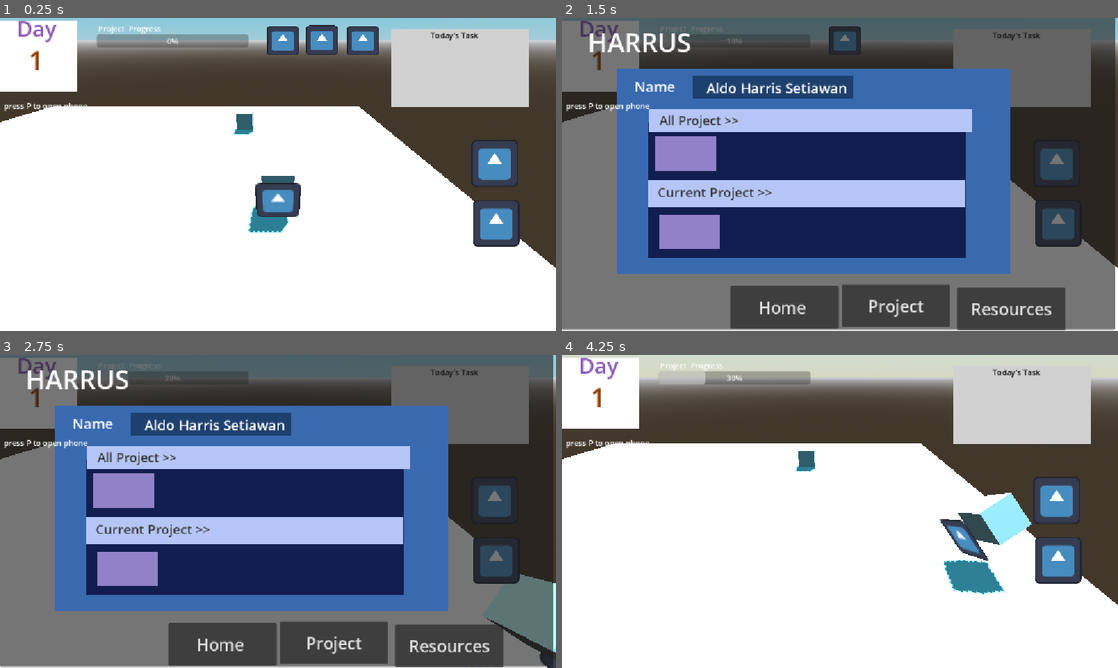
Above: before the commit, frames 1-4 (two rows, left to right).
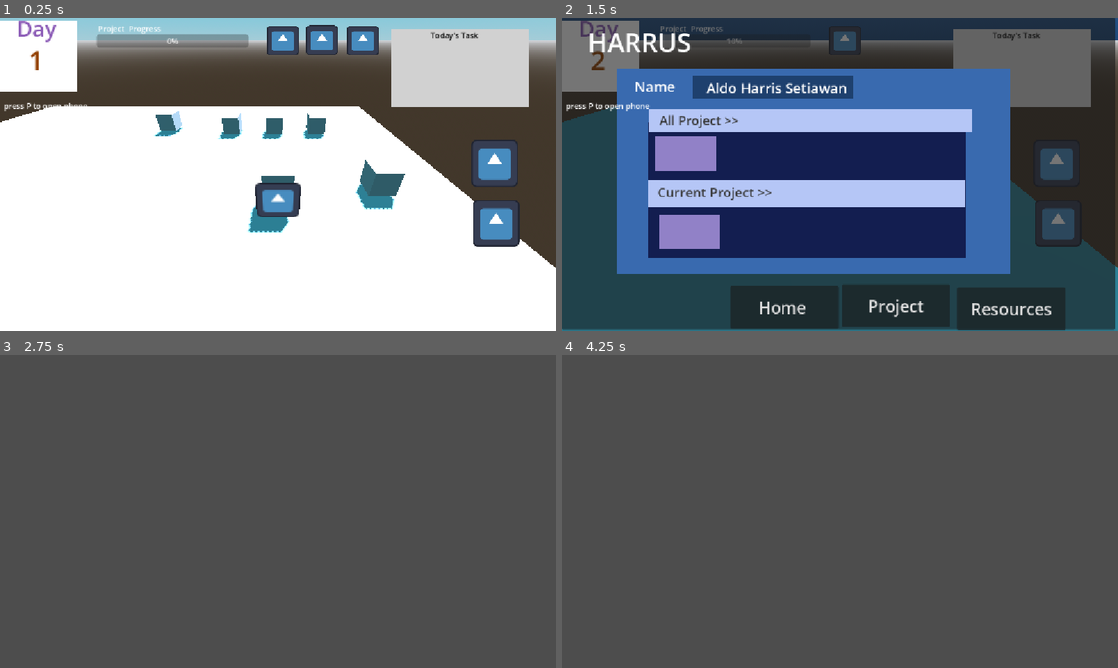
Above: after the commit, the same moments.

Repository: KOZU19/HARRUS
Game: Godot game, scene res://scenes/world.tscn
Same seed, same stepped clock (60 frames per second), same inputs: the game is played once before the commit and once after it. The project has no main scene, so this scene is started directly. The engine's default icon, where the game draws it, is replaced by a stand-in: a white triangle on a blue panel in a dark square.
Inputs:
- Up to frame 1 (0.25 s): no input
- Up to frame 2 (1.5 s): tap P (phone) at 0.5, 1.25 s; hold D (right) 0.53-1.28 s; tap H (harrus) at 0.6 s; tap Space (jump) at 0.77 s; hold S (down) from 1.28 s (still down); tap E (interact) at 1.35 s
- Up to frame 3 (2.75 s): tap Space (jump) at 1.52 s; tap P (phone) at 2, 2.1 s; release S (down) at 2.03 s; hold D (right) from 2.03 s (still down)
- Up to frame 4 (4.25 s): tap P (phone) at 2.75, 3.5 s; release D (right) at 2.78 s; hold W (up) 2.78-3.53 s; tap Shift (run) at 2.85 s; tap Space (jump) at 3.02, 3.77 s; hold A (left) from 3.53 s (still down); tap H (harrus) at 3.6 s

The runs differ from the first frame. In frame 1, 1.9% of the frame differs, in the area x 27-73%, y 29-62%; in frame 2, 30%; in frame 3, 84%; in frame 4, 96%, in the area x 0-100%, y 0-100%.

Commit message:
added rough world, room interaction

Diff:
--- a/scenes/MCroom.tscn
+++ b/scenes/MCroom.tscn
@@ -4,6 +4,7 @@
 [ext_resource type="Script" uid="uid://fjfpay7to6jx" path="res://scenes/mc_room.gd" id="1_tlat0"]
 [ext_resource type="Script" uid="uid://bfxek1l6g06ut" path="res://scripts/obj.gd" id="2_tlat0"]
 [ext_resource type="PackedScene" uid="uid://dg7ipexai07xm" path="res://scenes/player.tscn" id="3_1oy4r"]
+[ext_resource type="PackedScene" uid="uid://q56v032kq1gv" path="res://scenes/laptop.tscn" id="5_1oy4r"]
 
 [sub_resource type="ProceduralSkyMaterial" id="ProceduralSkyMaterial_41et2"]
 sky_horizon_color = Color(0.66224277, 0.6717428, 0.6867428, 1)
@@ -101,16 +102,16 @@
 script = ExtResource("2_tlat0")
 
 [node name="CSGBox3D" type="CSGBox3D" parent="meja" unique_id=92512994]
-transform = Transform3D(1, 0, 0, 0, 1, 0, 0, 0, 1, 0.59591675, -0.36767578, -0.23806763)
-size = Vector3(2.1918335, 1.1669922, 2.739563)
+transform = Transform3D(1, 0, 0, 0, 1, 0, 0, 0, 1, 0.55332947, -0.36767578, -0.23806763)
+size = Vector3(2.106659, 1.1669922, 2.739563)
 
 [node name="CollisionShape3D" type="CollisionShape3D" parent="meja" unique_id=1904964086]
 transform = Transform3D(1, 0, 0, 0, 1, 0, 0, 0, 1, 0.5226517, -0.12289429, -0.24441528)
 shape = SubResource("BoxShape3D_ftygw")
 
-[node name="kasur" type="Area3D" parent="meja" unique_id=925033366]
+[node name="meja" type="Area3D" parent="meja" unique_id=925033366]
 
-[node name="CollisionShape3D" type="CollisionShape3D" parent="meja/kasur" unique_id=1425524349]
+[node name="CollisionShape3D" type="CollisionShape3D" parent="meja/meja" unique_id=1425524349]
 transform = Transform3D(1, 0, 0, 0, 1, 0, 0, 0, 1, 0.879303, -0.11828613, -0.1498065)
 shape = SubResource("BoxShape3D_wbk04")
 
@@ -135,8 +136,13 @@
 [node name="Marker3D2" type="Marker3D" parent="." unique_id=1203121048]
 transform = Transform3D(1, 0, 0, 0, 1, 0, 0, 0, 1, -0.8966005, -0.81974804, -1.4227425)
 
+[node name="Laptop" parent="." unique_id=683558756 instance=ExtResource("5_1oy4r")]
+visible = false
+
 [connection signal="body_entered" from="obj/kasur" to="." method="_on_kasur_body_entered"]
 [connection signal="body_exited" from="obj/kasur" to="." method="_on_kasur_body_exited"]
+[connection signal="body_entered" from="meja/meja" to="." method="_on_meja_body_entered"]
+[connection signal="body_exited" from="meja/meja" to="." method="_on_meja_body_exited"]
 [connection signal="body_entered" from="Door" to="." method="_on_door_body_entered"]
 
 [editable path="Camera3D"]
--- /dev/null
+++ b/scenes/Manahan.tscn
@@ -0,0 +1,22 @@
+[gd_scene format=3 uid="uid://dlydfsafa6puo"]
+
+[sub_resource type="ProceduralSkyMaterial" id="ProceduralSkyMaterial_kkh8d"]
+sky_horizon_color = Color(0.66224277, 0.6717428, 0.6867428, 1)
+ground_horizon_color = Color(0.66224277, 0.6717428, 0.6867428, 1)
+
+[sub_resource type="Sky" id="Sky_ttt0j"]
+sky_material = SubResource("ProceduralSkyMaterial_kkh8d")
+
+[sub_resource type="Environment" id="Environment_kyhw1"]
+background_mode = 2
+sky = SubResource("Sky_ttt0j")
+glow_enabled = true
+
+[node name="Node3D" type="Node3D" unique_id=812680606]
+
+[node name="WorldEnvironment" type="WorldEnvironment" parent="." unique_id=838210944]
+environment = SubResource("Environment_kyhw1")
+
+[node name="Label3D" type="Label3D" parent="." unique_id=1726720123]
+text = "Manahan"
+font_size = 108
--- a/scenes/UI.tscn
+++ b/scenes/UI.tscn
@@ -2,6 +2,7 @@
 
 [ext_resource type="Script" uid="uid://djkaouuvpvwwk" path="res://scripts/ui.gd" id="1_ro3t7"]
 [ext_resource type="Texture2D" uid="uid://cqmx707u8r2xb" path="res://icon.svg" id="2_ro3t7"]
+[ext_resource type="Script" uid="uid://colik4f6tx6pb" path="res://scenes/gameflow.gd" id="3_5en4g"]
 
 [node name="Node" type="Control" unique_id=160053980]
 layout_mode = 3
@@ -165,5 +166,8 @@
 offset_bottom = -200.0
 text = "GuideMap"
 
+[node name="Gameflow" type="Node" parent="." unique_id=600786797]
+script = ExtResource("3_5en4g")
+
 [connection signal="pressed" from="GuideButton" to="." method="_on_guide_button_pressed"]
 [connection signal="pressed" from="MapButton" to="." method="_on_map_button_pressed"]
--- a/scenes/chat.gd
+++ b/scenes/chat.gd
@@ -7,7 +7,7 @@
 	{"sender" : "Mom",
 	"text": "Dont forget to come home before 6",
 	"day": 1,
-	"hour" : 8},
+	"hour" : 8.0},
 	{"sender" : "Mom",
 	"text": "Come to the kedai tommorow",
 	"day": 1,
@@ -28,7 +28,7 @@
 var player_replies = []
 # Called when the node enters the scene tree for the first time.
 func _ready() -> void:
-	update_chat()
+	pass
 func update_chat() -> void:
 	for child in message_list.get_children():
 		child.queue_free()
@@ -76,4 +76,4 @@
 	current_hour = new_hour
 # Called every frame. 'delta' is the elapsed time since the previous frame.
 func _process(delta: float) -> void:
-	pass
+	update_chat()
--- a/scenes/chat.tscn
+++ b/scenes/chat.tscn
@@ -60,44 +60,41 @@
 offset_right = 375.0
 offset_bottom = 623.0
 
-[node name="chat" type="Control" parent="." unique_id=1060552850]
+[node name="chat" type="Control" parent="." unique_id=1282726918]
 anchors_preset = 0
 offset_left = 380.0
 offset_top = 115.0
-offset_right = 420.0
-offset_bottom = 155.0
+offset_right = 761.0
+offset_bottom = 560.0
 
 [node name="Chatbox" type="ColorRect" parent="chat" unique_id=1730955842]
 layout_mode = 0
-offset_left = 13.0
-offset_top = 9.0
-offset_right = 352.0
-offset_bottom = 99.0
+offset_right = 381.0
 color = Color(0.56779385, 0.6000514, 0.70333207, 1)
 
 [node name="ChatLabel" type="Label" parent="chat" unique_id=1779265255]
 layout_mode = 0
-offset_left = 30.0
-offset_top = 14.0
-offset_right = 344.0
-offset_bottom = 81.0
+offset_top = 4.0
+offset_right = 381.0
+offset_bottom = 36.0
 theme_override_font_sizes/font_size = 23
 text = "Insert Chat here"
 
 [node name="MessageScroll" type="ScrollContainer" parent="chat" unique_id=1560958859]
 layout_mode = 0
-offset_left = -14.0
-offset_top = -8.0
-offset_right = 432.0
-offset_bottom = 457.0
+offset_top = 40.0
+offset_right = 381.0
+offset_bottom = 40.0
 
 [node name="MessageList" type="VBoxContainer" parent="chat/MessageScroll" unique_id=155899690]
 layout_mode = 2
+size_flags_horizontal = 4
 
 [node name="ReplyList" type="VBoxContainer" parent="chat" unique_id=502116800]
 layout_mode = 0
-offset_right = 40.0
-offset_bottom = 40.0
+offset_top = 44.0
+offset_right = 381.0
+offset_bottom = 44.0
 
 [node name="TextureButton" type="TextureButton" parent="." unique_id=2136162512]
 layout_mode = 0
--- /dev/null
+++ b/scenes/ending-done.tscn
@@ -0,0 +1,9 @@
+[gd_scene format=3 uid="uid://c5jxq6grkd7ju"]
+
+[node name="Control" type="Control" unique_id=958084750]
+layout_mode = 3
+anchors_preset = 15
+anchor_right = 1.0
+anchor_bottom = 1.0
+grow_horizontal = 2
+grow_vertical = 2
--- /dev/null
+++ b/scenes/gameflow.gd
@@ -0,0 +1,13 @@
+class_name Gameflow
+extends Node
+
+
+# Called when the node enters the scene tree for the first time.
+func _ready() -> void:
+	pass # Replace with function body.
+
+
+# Called every frame. 'delta' is the elapsed time since the previous frame.
+func _process(delta: float) -> void:
+	if Global.day >= 8:
+		get_tree().change_scene_to_file("res://scenes/ending-done.tscn")
--- /dev/null
+++ b/scenes/kedai.tscn
@@ -0,0 +1,22 @@
+[gd_scene format=3 uid="uid://kqvkevuojwcw"]
+
+[sub_resource type="ProceduralSkyMaterial" id="ProceduralSkyMaterial_kkh8d"]
+sky_horizon_color = Color(0.66224277, 0.6717428, 0.6867428, 1)
+ground_horizon_color = Color(0.66224277, 0.6717428, 0.6867428, 1)
+
+[sub_resource type="Sky" id="Sky_ttt0j"]
+sky_material = SubResource("ProceduralSkyMaterial_kkh8d")
+
+[sub_resource type="Environment" id="Environment_kyhw1"]
+background_mode = 2
+sky = SubResource("Sky_ttt0j")
+glow_enabled = true
+
+[node name="Node3D" type="Node3D" unique_id=812680606]
+
+[node name="WorldEnvironment" type="WorldEnvironment" parent="." unique_id=838210944]
+environment = SubResource("Environment_kyhw1")
+
+[node name="Label3D" type="Label3D" parent="." unique_id=1726720123]
+text = "Kedai Lei"
+font_size = 108
--- a/scenes/mc_room.gd
+++ b/scenes/mc_room.gd
@@ -3,7 +3,7 @@
 
 # Called when the node enters the scene tree for the first time.
 func _ready() -> void:
-	pass # Replace with function body.
+	$Laptop.visible = false
 
 
 # Called every frame. 'delta' is the elapsed time since the previous frame.
@@ -11,7 +11,7 @@
 	pass
 
 
-func _on_door_body_entered(body: Node3D) -> void:
+func _on_door_body_entered(body: CharacterBody3D) -> void:
 	get_tree().change_scene_to_file("res://scenes/world.tscn")
 
 
@@ -24,5 +24,13 @@
 	#if Input.is_action_just_pressed("interact") and interacting == true:
 		#print("work")
 
-func _on_kasur_body_exited(body: Node3D) -> void:
+func _on_kasur_body_exited(body: CharacterBody3D) -> void:
 	$Aldo.global_position = $Marker3D2.position
+
+
+func _on_meja_body_entered(body: CharacterBody3D) -> void:
+	$Laptop.visible = true
+
+
+func _on_meja_body_exited(body: CharacterBody3D) -> void:
+	$Laptop.visible = false
--- /dev/null
+++ b/scenes/pasar.tscn
@@ -0,0 +1,22 @@
+[gd_scene format=3 uid="uid://babfinrdo42c2"]
+
+[sub_resource type="ProceduralSkyMaterial" id="ProceduralSkyMaterial_kkh8d"]
+sky_horizon_color = Color(0.66224277, 0.6717428, 0.6867428, 1)
+ground_horizon_color = Color(0.66224277, 0.6717428, 0.6867428, 1)
+
+[sub_resource type="Sky" id="Sky_ttt0j"]
+sky_material = SubResource("ProceduralSkyMaterial_kkh8d")
+
+[sub_resource type="Environment" id="Environment_kyhw1"]
+background_mode = 2
+sky = SubResource("Sky_ttt0j")
+glow_enabled = true
+
+[node name="Node3D" type="Node3D" unique_id=812680606]
+
+[node name="WorldEnvironment" type="WorldEnvironment" parent="." unique_id=838210944]
+environment = SubResource("Environment_kyhw1")
+
+[node name="Label3D" type="Label3D" parent="." unique_id=1726720123]
+text = "Pasar"
+font_size = 108
--- /dev/null
+++ b/scenes/toko kelontong.tscn
@@ -0,0 +1,22 @@
+[gd_scene format=3 uid="uid://ob6q3buvqo8h"]
+
+[sub_resource type="ProceduralSkyMaterial" id="ProceduralSkyMaterial_kkh8d"]
+sky_horizon_color = Color(0.66224277, 0.6717428, 0.6867428, 1)
+ground_horizon_color = Color(0.66224277, 0.6717428, 0.6867428, 1)
+
+[sub_resource type="Sky" id="Sky_ttt0j"]
+sky_material = SubResource("ProceduralSkyMaterial_kkh8d")
+
+[sub_resource type="Environment" id="Environment_kyhw1"]
+background_mode = 2
+sky = SubResource("Sky_ttt0j")
+glow_enabled = true
+
+[node name="Node3D" type="Node3D" unique_id=812680606]
+
+[node name="WorldEnvironment" type="WorldEnvironment" parent="." unique_id=838210944]
+environment = SubResource("Environment_kyhw1")
+
+[node name="Label3D" type="Label3D" parent="." unique_id=1726720123]
+text = "Toko Kelontong"
+font_size = 108
--- a/scenes/world.gd
+++ b/scenes/world.gd
@@ -18,5 +18,22 @@
 
 
 
-func _on_house_area_body_entered(body: CharacterBody3D) -> void:
+
+
+func _on_manahan_body_entered(body: CharacterBody3D) -> void:
+	get_tree().change_scene_to_file("res://scenes/Manahan.tscn")
+
+
+func _on_home_body_entered(body: CharacterBody3D) -> void:
 	get_tree().change_scene_to_file("res://scenes/MCroom.tscn")
+
+func _on_pasar_body_entered(body: CharacterBody3D) -> void:
+	get_tree().change_scene_to_file("res://scenes/pasar.tscn")
+
+
+func _on_toko_body_entered(body: CharacterBody3D) -> void:
+	get_tree().change_scene_to_file("res://scenes/toko kelontong.tscn")
+
+
+func _on_kedai_body_entered(body: CharacterBody3D) -> void:
+	get_tree().change_scene_to_file("res://scenes/kedai.tscn")
--- a/scenes/world.tscn
+++ b/scenes/world.tscn
@@ -26,6 +26,11 @@
 [sub_resource type="BoxShape3D" id="BoxShape3D_iyjhp"]
 size = Vector3(8.870056, 0.12890625, 15.730896)
 
+[sub_resource type="BoxShape3D" id="BoxShape3D_t2cgd"]
+size = Vector3(1.4970703, 1, 1.6987305)
+
+[sub_resource type="BoxShape3D" id="BoxShape3D_wbk04"]
+
 [node name="world" type="Node3D" unique_id=1018498945]
 script = ExtResource("1_7r4gi")
 
@@ -40,9 +45,6 @@
 
 [node name="Day_manager" type="Node" parent="." unique_id=754673272]
 script = ExtResource("6_qfnet")
-
-[node name="CSGBox3D" type="CSGBox3D" parent="." unique_id=454599771]
-transform = Transform3D(1, 0, 0, 0, 1, 0, 0, 0, 1, -2.1338909, 0, -8.628753)
 
 [node name="StaticBody3D" type="StaticBody3D" parent="." unique_id=205672227]
 
@@ -83,6 +85,82 @@
 offset_right = 181.0
 offset_bottom = 193.0
 
+[node name="Kedai" type="Area3D" parent="." unique_id=460190706]
+transform = Transform3D(1, 0, 0, 0, 1, 0, 0, 0, 1, 2.3782578, 0, -7.9947352)
+
+[node name="CSGBox3D" type="CSGBox3D" parent="Kedai" unique_id=59877229]
+
+[node name="CollisionShape3D" type="CollisionShape3D" parent="Kedai" unique_id=1546836412]
+transform = Transform3D(1, 0, 0, 0, 1, 0, 0, 0, 1, -0.24853516, 0.16875172, 0.47232533)
+shape = SubResource("BoxShape3D_t2cgd")
+
+[node name="StaticBody3D" type="StaticBody3D" parent="Kedai" unique_id=1876389371]
+
+[node name="CollisionShape3D" type="CollisionShape3D" parent="Kedai/StaticBody3D" unique_id=2103298183]
+shape = SubResource("BoxShape3D_wbk04")
+
+[node name="Toko" type="Area3D" parent="." unique_id=1838093745]
+transform = Transform3D(1, 0, 0, 0, 1, 0, 0, 0, 1, -0.2229445, 0, -7.9947352)
+
+[node name="CSGBox3D" type="CSGBox3D" parent="Toko" unique_id=2017686196]
+
+[node name="CollisionShape3D" type="CollisionShape3D" parent="Toko" unique_id=753810238]
+transform = Transform3D(1, 0, 0, 0, 1, 0, 0, 0, 1, -0.24853516, 0.16875172, 0.47232533)
+shape = SubResource("BoxShape3D_t2cgd")
+
+[node name="StaticBody3D" type="StaticBody3D" parent="Toko" unique_id=1420752848]
+
+[node name="CollisionShape3D" type="CollisionShape3D" parent="Toko/StaticBody3D" unique_id=1691747709]
+shape = SubResource("BoxShape3D_wbk04")
+
+[node name="pasar" type="Area3D" parent="." unique_id=1073841201]
+transform = Transform3D(1, 0, 0, 0, 1, 0, 0, 0, 1, -2.8678641, 0, -7.9947352)
+
+[node name="CSGBox3D" type="CSGBox3D" parent="pasar" unique_id=1655715801]
+
+[node name="CollisionShape3D" type="CollisionShape3D" parent="pasar" unique_id=2089182723]
+transform = Transform3D(1, 0, 0, 0, 1, 0, 0, 0, 1, -0.24853516, 0.16875172, 0.47232533)
+shape = SubResource("BoxShape3D_t2cgd")
+
+[node name="StaticBody3D" type="StaticBody3D" parent="pasar" unique_id=1287564522]
+
+[node name="CollisionShape3D" type="CollisionShape3D" parent="pasar/StaticBody3D" unique_id=131113322]
+shape = SubResource("BoxShape3D_wbk04")
+
+[node name="home" type="Area3D" parent="." unique_id=880219417]
+transform = Transform3D(1, 0, 0, 0, 1, 0, 0, 0, 1, 3.8811865, 0, -1.8735375)
+
+[node name="CSGBox3D" type="CSGBox3D" parent="home" unique_id=1942320997]
+
+[node name="CollisionShape3D" type="CollisionShape3D" parent="home" unique_id=647546257]
+transform = Transform3D(1, 0, 0, 0, 1, 0, 0, 0, 1, -0.24853516, 0.16875172, 0.47232533)
+shape = SubResource("BoxShape3D_t2cgd")
+
+[node name="StaticBody3D" type="StaticBody3D" parent="home" unique_id=784503740]
+
+[node name="CollisionShape3D" type="CollisionShape3D" parent="home/StaticBody3D" unique_id=414298048]
+shape = SubResource("BoxShape3D_wbk04")
+
+[node name="manahan" type="Area3D" parent="." unique_id=1442721295]
+transform = Transform3D(1, 0, 0, 0, 1, 0, 0, 0, 1, -7.0122323, 0, -8.425712)
+
+[node name="CSGBox3D" type="CSGBox3D" parent="manahan" unique_id=1731061273]
+
+[node name="CollisionShape3D" type="CollisionShape3D" parent="manahan" unique_id=453408283]
+transform = Transform3D(1, 0, 0, 0, 1, 0, 0, 0, 1, -0.24853516, 0.16875172, 0.47232533)
+shape = SubResource("BoxShape3D_t2cgd")
+
+[node name="StaticBody3D" type="StaticBody3D" parent="manahan" unique_id=1632932357]
+
+[node name="CollisionShape3D" type="CollisionShape3D" parent="manahan/StaticBody3D" unique_id=1701543543]
+shape = SubResource("BoxShape3D_wbk04")
+
+[connection signal="body_entered" from="Kedai" to="." method="_on_kedai_body_entered"]
+[connection signal="body_entered" from="Toko" to="." method="_on_toko_body_entered"]
+[connection signal="body_entered" from="pasar" to="." method="_on_pasar_body_entered"]
+[connection signal="body_entered" from="home" to="." method="_on_home_body_entered"]
+[connection signal="body_entered" from="manahan" to="." method="_on_manahan_body_entered"]
+
 [editable path="Node3D2"]
 [editable path="Camera3D"]
 [editable path="Camera3D/Node3D3"]
--- a/scripts/global.gd
+++ b/scripts/global.gd
@@ -4,7 +4,7 @@
 var trusts = 3
 var day : int = 1
 var hour : float = 8.0
-var time_speed : float = 1.0
+var time_speed : float = 15.0
 func _process(delta: float) -> void:
 	update_timer(delta)
 func update_timer(delta):
--- a/scripts/ui.gd
+++ b/scripts/ui.gd
@@ -28,6 +28,8 @@
 		icon_2.visible = false
 	if trust == 0:
 		icon_1.visible = false
+		await get_tree().create_timer(0.05).timeout
+		get_tree().change_scene_to_file("res://scenes/ending-done.tscn")
 
 
 func _on_guide_button_pressed() -> void:
Not shown, added: scenes/gameflow.gd.uid
